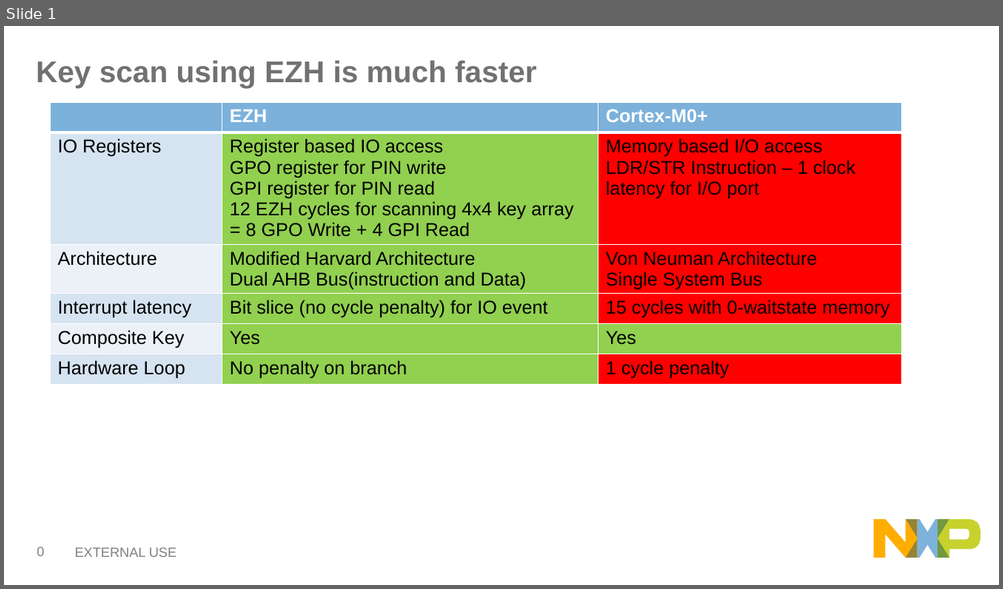
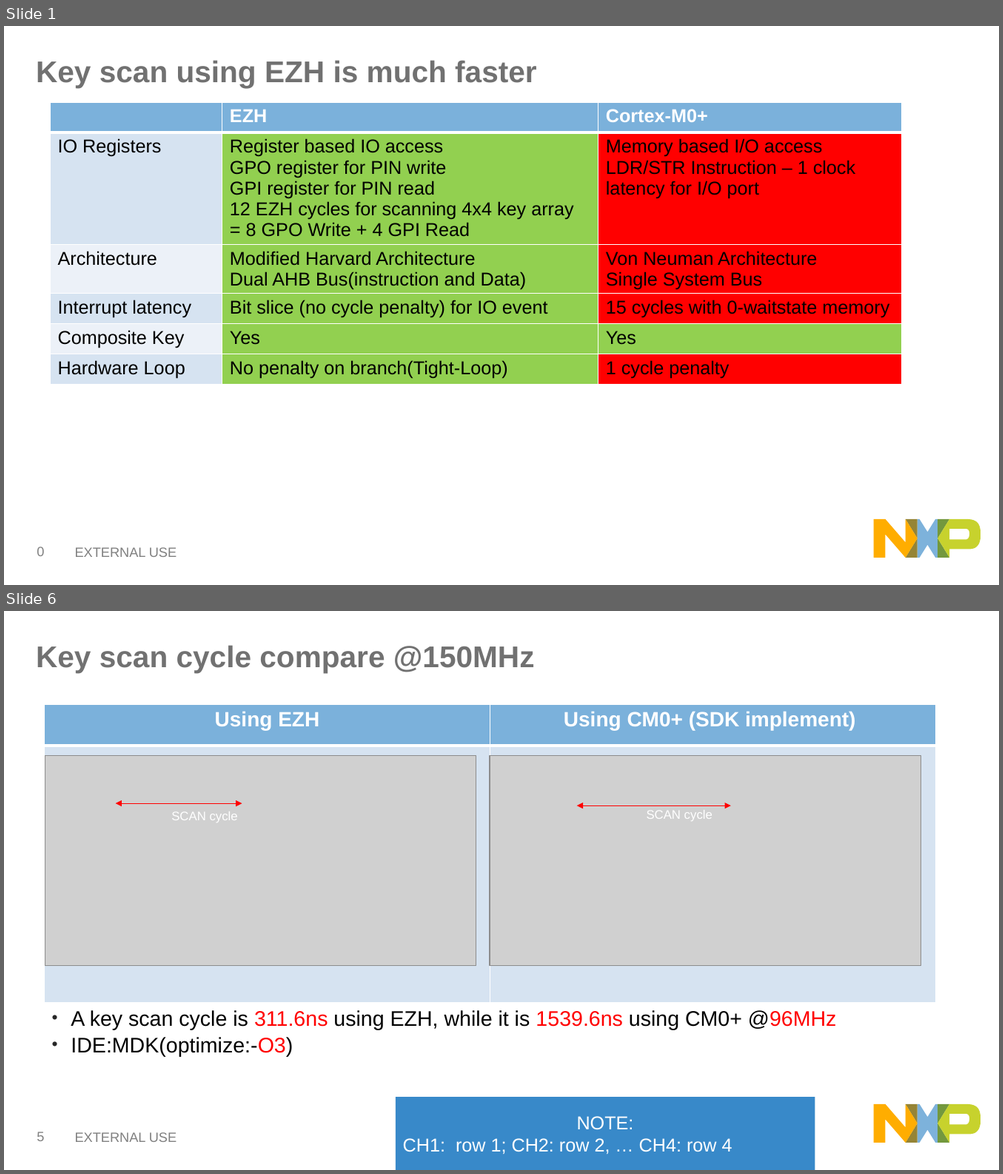
Before and after one commit to JohnWu1234/EZH_KeyScan, a slide deck: ezh_for_key_scan_john.pptx. Shown one above the other, each under a label of ours: slide 1 before the commit, slides 1 and 6 after it; the slides between them are not shown. The pictures are 1003x589 and 1003x1174 pixels, drawn with LibreOffice and Linux fonts; fonts in the diff are those of the drawing; grey boxes stand for pictures. Boxes give left, top, right and bottom in pixels: in the first picture for what was removed or moved away, otherwise in the second. Text is boxed around its words. In the diff, an @@ line names an element or a change of style, - is before the commit and + after.

Commit message:
[lpc51u68][ezh][keyscan]v2.0     1.add 150MHz perfermance     2.add GPIO toggle with SDK implement     3.update the compare slid

```diff
--- a/ezh_for_key_scan_john.pptx
+++ b/ezh_for_key_scan_john.pptx
@@ slide 6 added at box(4, 611, 999, 1170), background #FFFFFF; not listed: 7 template elements that a slide beside it also shows @@
@@ title added at box(36, 645, 535, 673), 29 pt, text #707070, bold @@
+Key scan cycle compare @150MHz
@@ table added at box(44, 704, 935, 1002), 2 rows, 2 columns @@
+Using EZH | Using CM0+ (SDK implement)
+ | 
@@ picture added at box(45, 756, 476, 966) @@
@@ picture added at box(489, 756, 921, 966) @@
@@ double arrow added from (115, 803) to (242, 803), #FF0000 0.75 pt @@
@@ double arrow added from (577, 806) to (731, 806), #FF0000 0.75 pt @@
@@ text added at box(646, 810, 712, 821), 12 pt, text #FFFFFF @@
+SCAN cycle
@@ text added at box(171, 812, 238, 823), 12 pt, text #FFFFFF @@
+SCAN cycle
@@ text added at box(71, 1011, 836, 1057), 20.4 pt, text #000000 @@
+• A key scan cycle is 311.6ns using EZH, while it is 1539.6ns using CM0+ @96MHz
+• IDE:MDK(optimize:-O3)
@@ rectangle added at box(395, 1097, 815, 1170), fill #3889C9, 18 pt, text #FFFFFF @@
+NOTE:
+CH1: row 1; CH2: row 2, … CH4: row 4
@@ slide 1 changed as well @@
@@ table at box(51, 102, 902, 395) @@
-row 6, column 2: No penalty on branch
+row 6, column 2: No penalty on branch(Tight-Loop)
```
Also in this commit, not shown: 3 other slides changed, 9 other slides added, 11 other files.
